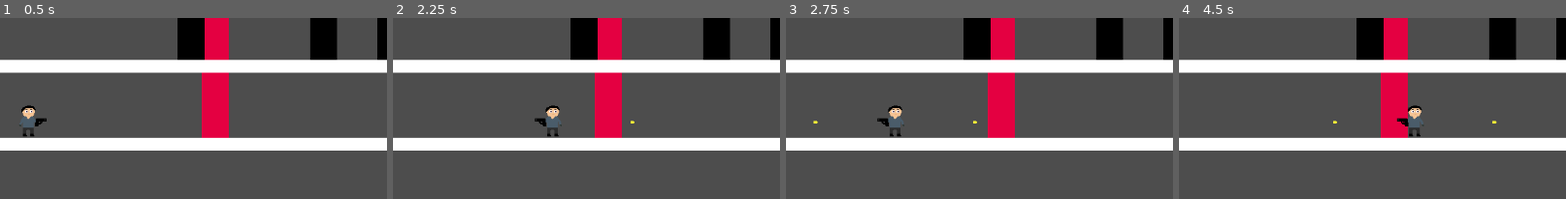
Above: before the commit, frames 1-4 (left to right).
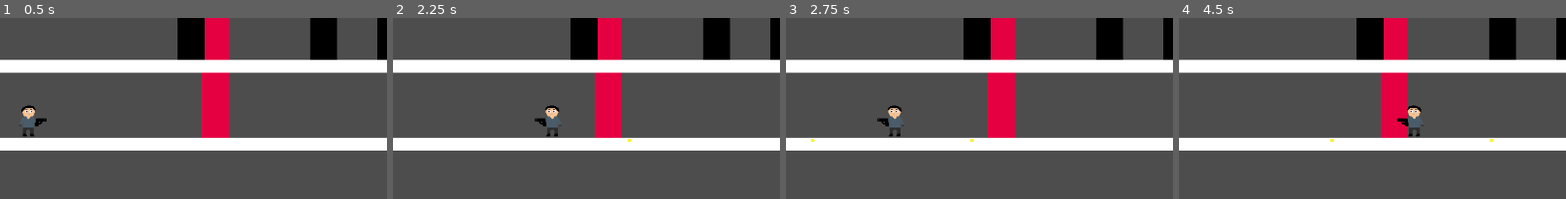
Above: after the commit, the same moments.

Repository: Colonelpanic0/Heist
Game: Godot game, scene res://Scenes/playablenew.tscn
The game is run twice, just before and just after one commit, with the same random seed, the same clock (stepped at 60 frames per second) and the same inputs.
Inputs:
- Up to frame 1 (0.5 s): no input
- Up to frame 2 (2.25 s): tap Enter at 0.5 s; hold D (Right) 0.53-2.03 s; tap 2 (Fire) at 0.6, 1.35 s; tap 1 (Jump) at 0.77, 1.52 s; hold A (Left) from 2.03 s (still down); hold Space (Start) from 2.03 s (still down)
- Up to frame 3 (2.75 s): keep holding A (Left); keep holding Space (Start); tap 2 (Fire) at 2.3 s
- Up to frame 4 (4.5 s): release A (Left) at 2.78 s; release Space (Start) at 2.78 s; hold D (Right) 2.78-4.28 s; tap 2 (Fire) at 2.85, 3.6 s; tap 1 (Jump) at 3.02, 3.77 s; hold A (Left) from 4.28 s (still down); tap Space (Start) at 4.35 s
The pictures show only the part of the screen within x 0-50%, y 30-80%; the shares and areas given below are measured in that part.

Frame 1 is identical in both runs. In frame 2, 0.1% of the frame differs, in the area x 39-63%, y 48-69%; in frame 3, 0.2%, in the area x 6-50%, y 48-69%; in frame 4, 0.2%.

Commit message:
PLAYER
PLAYER

Diff:
--- a/heist/Scenes/Player.tscn
+++ b/heist/Scenes/Player.tscn
@@ -9,9 +9,10 @@
 [sub_resource type="RectangleShape2D" id="RectangleShape2D_rpqav"]
 size = Vector2(30, 50)
 
-[node name="Player" type="CharacterBody2D" node_paths=PackedStringArray("GUN")]
+[node name="Player" type="CharacterBody2D" node_paths=PackedStringArray("playerSprite", "GUN")]
 collision_mask = 19
 script = ExtResource("1_kyqiw")
+playerSprite = NodePath("AnimatedSprite2D")
 GUN = NodePath("GUN")
 POS_L = Vector2(-4, 27)
 POS_R = Vector2(33, 27)
--- a/heist/Scripts/Gun.gd
+++ b/heist/Scripts/Gun.gd
@@ -18,7 +18,7 @@
 			instance.position.x = position.x + player.looking * bullet_offset #set position etc.
 			instance.position.y = position.y
 			instance.speed = bullet_speed
-			get_parent().add_child(instance) #adds the instance into the scene
+			add_child(instance) #adds the instance into the scene
 			pass
 		pass
 
--- a/heist/Scripts/player.gd
+++ b/heist/Scripts/player.gd
@@ -1,5 +1,5 @@
 extends CharacterBody2D
-@onready var playerSprite: AnimatedSprite2D = $AnimatedSprite2D
+@export var playerSprite: AnimatedSprite2D
 @export var GUN: Sprite2D
 
 const SPEED = 150.0
@@ -30,7 +30,7 @@
 
 		elif direction <= -1:
 			looking = -1
-			playerSprite.flip_h = false
+			playerSprite.flip_h = true
 			GUN.flip_h = true
 			GUN.position.x = POS_L.x
 
Not shown: 1 places in heist/Sprites/statusbar.tres that only renumber resources
